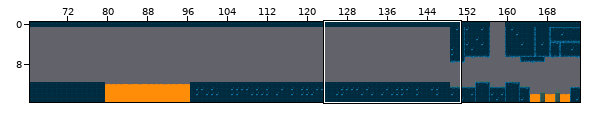
One commit to this Tiled map: Assets/levels/demo1.tmx. Above, an overview of the earlier version with the close-up marked.
Close-up. First the earlier version:
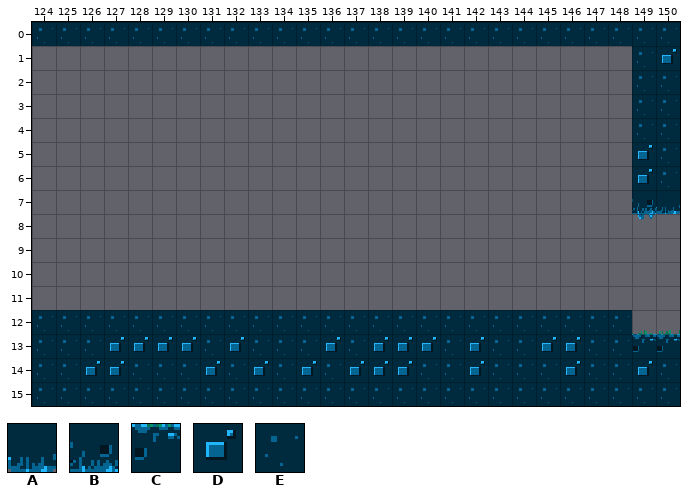
Cells are 16x16 px. Shown: x 124..150, y 0..15. The commit also changed other parts of the map, which this record leaves out.
Key: from "grotto_escape": A 1, B 2, C 25, D 33, E 34.
_ is an empty cell.
Layers that did not change in this view are not listed.
Layer "ground" before, first column x 124:
 0 EEEEEEEEEEEEEEEEEEEEEEEEEEE
 1 _________________________ED
 2 _________________________EE
 3 _________________________EE
 4 _________________________EE
 5 _________________________DE
 6 _________________________DE
 7 _________________________BA
 8 ___________________________
 9 ___________________________
10 ___________________________
11 ___________________________
12 EEEEEEEEEEEEEEEEEEEEEEEEE__
13 EEEDDDDEDEEEDEDDDEDEEDDEECC
14 EEDDEEEDEDEDEDDDEEDEEEDEEDE
15 EEEEEEEEEEEEEEEEEEEEEEEEEEE
Once edited:
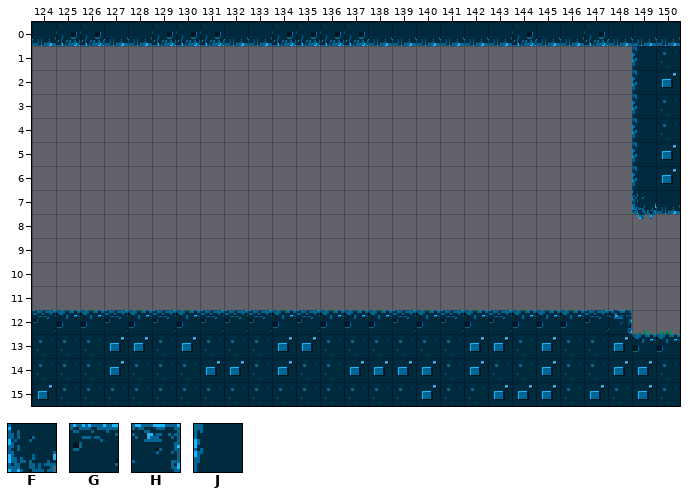
Further tiles: from "grotto_escape": F 0, G 26, H 27, J 32.
What changed:
Changed rows in their new state; . is an unchanged cell.
Layer "ground":
first column x 124:
 0 ABBAABBBAABBBBAAAAAABAABAAA
 1 .........................JE
 2 .........................JD
 3 .........................J.
 4 .........................J.
 5 .........................JD
 6 .........................JD
 7 .........................F.
first column x 124:
12 GCCGCGCGGGCGCCCGCGCGCCCGH.
13 .....E..E.DDE.EEE..D..E.D.
14 ..E.....DEDE....D....DE.D.
15 D...............D..DDD.D.D
Pixel boxes of the changes (left, top, right, bottom) in both close-ups:
changed: (32, 28, 680, 214)
changed: (32, 310, 653, 403)
